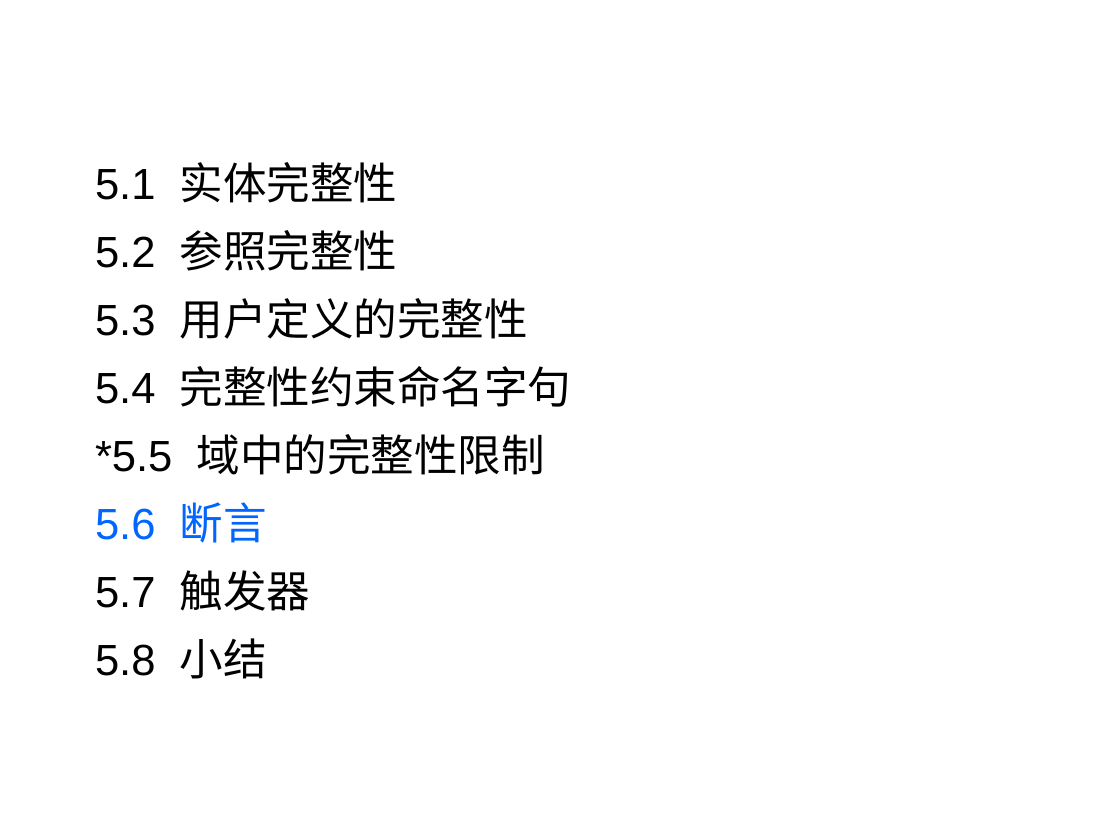
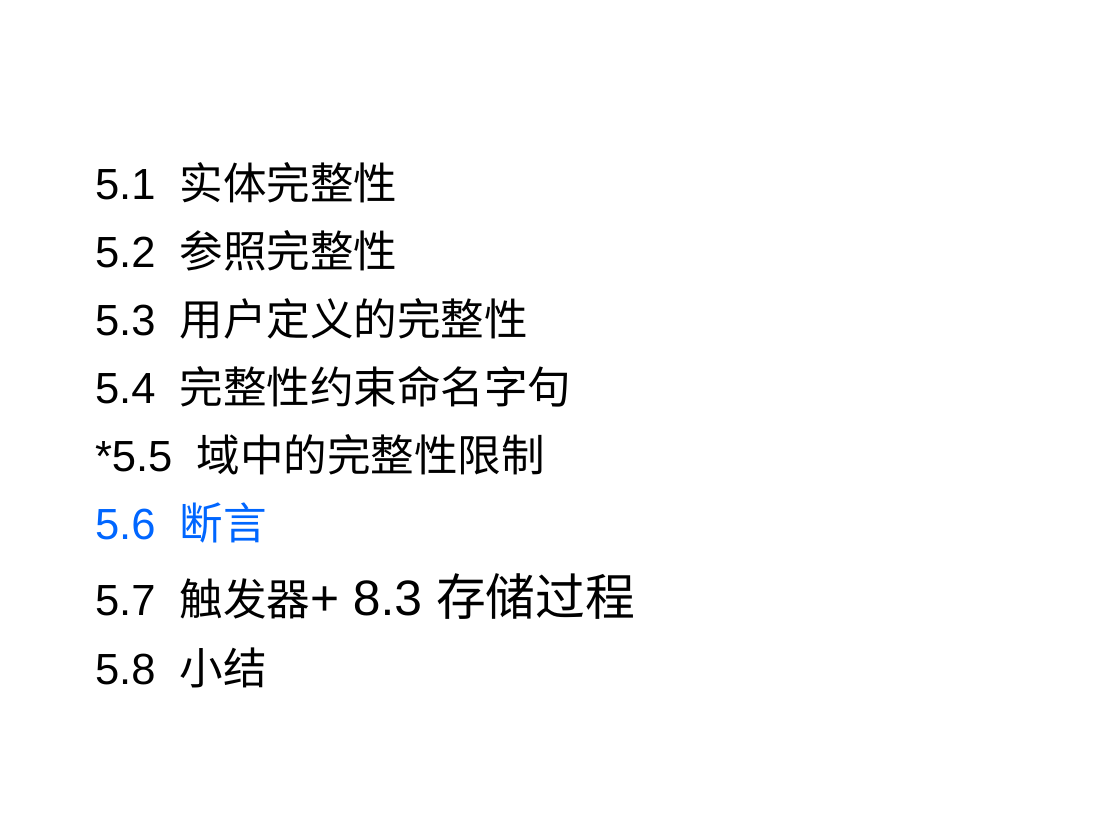
Before and after one commit to HBU/DataBase, a slide deck: slide 36 of PPT/PPT2020/DB第05章.pptx (slide 37 before the commit). Drawn at 1120x840 pixels with LibreOffice and Linux fonts; fonts in the diff are those of the drawing; background and template pictures are left out. Boxes give left, top, right and bottom in pixels: in the first picture for what was removed or moved away, otherwise in the second. Text is boxed around its words. In the diff, an @@ line names an element or a change of style, - is before the commit and + after.

```diff
--- a/PPT/PPT2020/DB第05章.pptx
+++ b/PPT/PPT2020/DB第05章.pptx
@@ text at bbox=[95, 573, 635, 619]: text changed; size 28 to 32 pt @@
-5.7 触发器
+5.7 触发器+ 8.3 存储过程
```
Also in this commit, not shown: 14 other slides changed, 1 slide removed, 6 other files.
